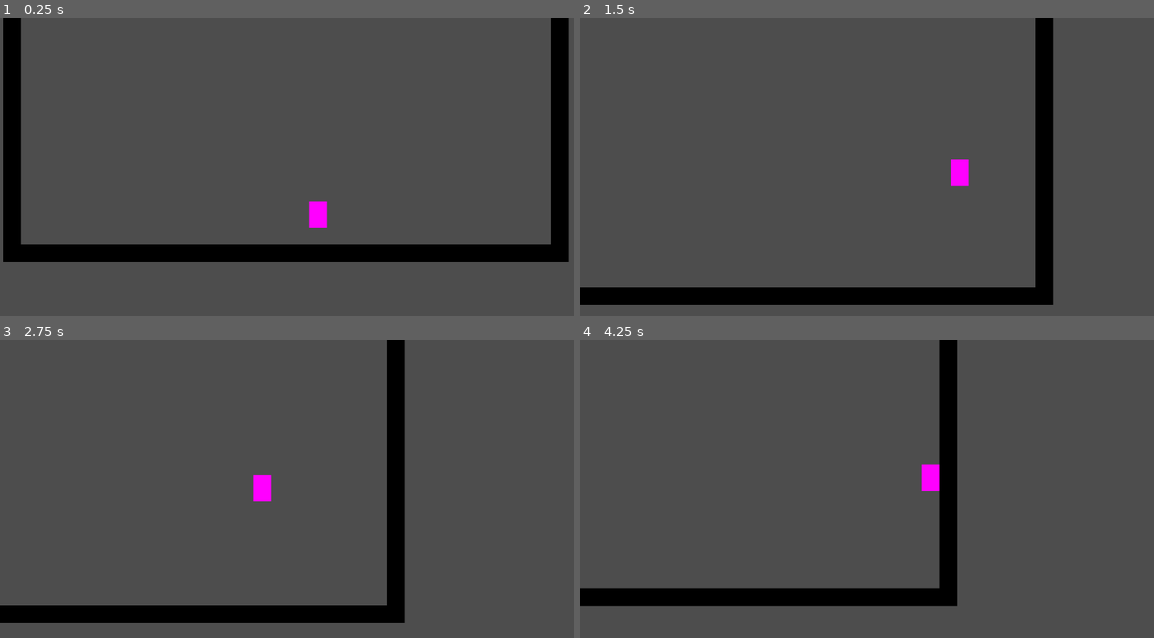
Above: before the commit, frames 1-4 (two rows, left to right).
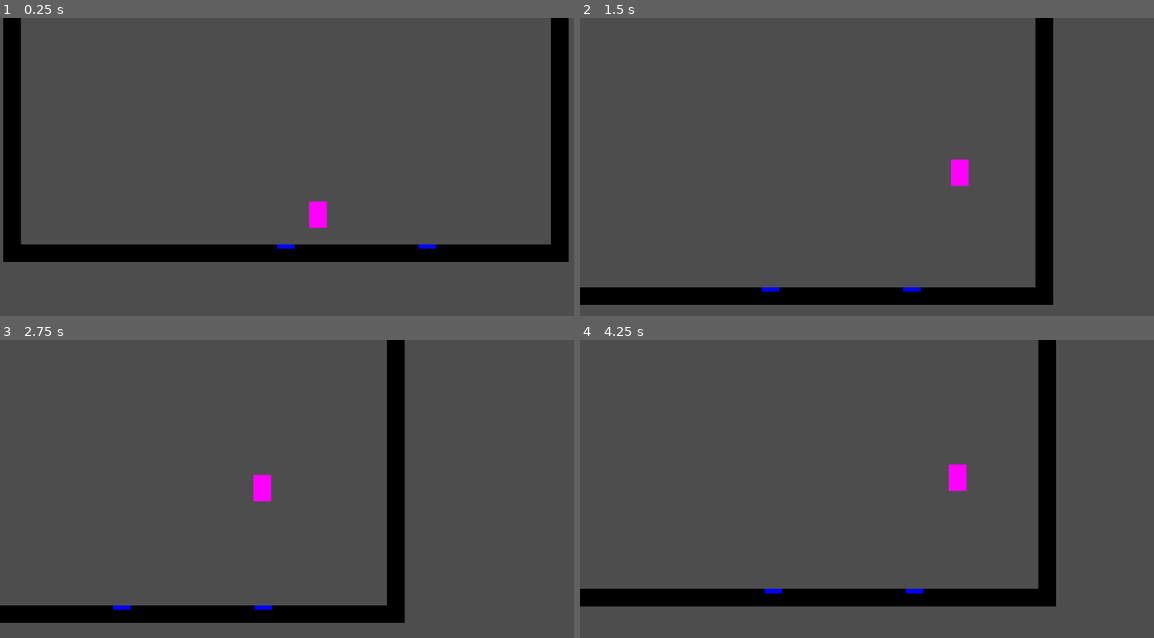
Above: after the commit, the same moments.

Repository: EdwardStanford7/MistbornGame
Game: Godot game, scene res://Levels/test_level.tscn
Same seed, same stepped clock (60 frames per second), same inputs: the game is played once before the commit and once after it.
Inputs (mouse positions are in pixels of both pictures, inside the frame that each line leads up to):
- Up to frame 1 (0.25 s): no input
- Up to frame 2 (1.5 s): move the mouse to (1039, 178) at 0.52 s; hold D (right) from 0.53 s (still down); tap Shift (pull) at 0.6 s; tap Space (jump) at 0.77, 1.07 s; tap Ctrl (push) at 0.8, 1.35 s; move the mouse to (769, 214) at 1.27 s
- Up to frame 3 (2.75 s): tap Space (jump) at 1.52, 1.55, 1.82, 2.1 s; move the mouse to (378, 441) at 2.02 s; release D (right) at 2.03 s; hold A (left) from 2.03 s (still down); tap Shift (pull) at 2.3 s
- Up to frame 4 (4.25 s): move the mouse to (867, 590) at 2.77 s; release A (left) at 2.78 s; hold D (right) from 2.78 s (still down); tap Shift (pull) at 2.85 s; tap Space (jump) at 3.02, 3.32, 3.77, 3.8, 4.07 s; tap Ctrl (push) at 3.05, 3.6 s; move the mouse to (1090, 572) at 3.52 s

The runs differ from the first frame. In frame 1, 0.1% of the frame differs, in the area x 48-77%, y 76-78%; in frame 2, 0.1%; in frame 3, 0.1%; in frame 4, 6.9%, in the area x 0-83%, y 0-90%.
Error before the commit: Out of bounds get index '0' (on base: 'Array') (res://Scripts/player.gd:42)

Commit message:
Can recognize and target metal objects

Diff:
--- a/Levels/test_level.tscn
+++ b/Levels/test_level.tscn
@@ -1,9 +1,10 @@
-[gd_scene load_steps=5 format=3 uid="uid://3eeygptmkewu"]
+[gd_scene load_steps=6 format=3 uid="uid://3eeygptmkewu"]
 
 [ext_resource type="PackedScene" uid="uid://bhj6vcmatg6vi" path="res://Characters/player.tscn" id="2_gekf6"]
 [ext_resource type="PackedScene" uid="uid://4ky7npwoorln" path="res://Prefabs/floor.tscn" id="3_0ebi8"]
 [ext_resource type="Script" path="res://Scripts/player.gd" id="3_7ucob"]
 [ext_resource type="PackedScene" uid="uid://jd44661cckq2" path="res://Prefabs/wall.tscn" id="4_dx8b0"]
+[ext_resource type="PackedScene" uid="uid://soiho4lbqcva" path="res://Prefabs/metal_plate.tscn" id="5_hik5q"]
 
 [node name="TestLevel" type="Node2D"]
 
@@ -24,3 +25,9 @@
 
 [node name="Floor2" parent="." instance=ExtResource("3_0ebi8")]
 position = Vector2(256, 0)
+
+[node name="MetalPlate" parent="." instance=ExtResource("5_hik5q")]
+position = Vector2(0, -12)
+
+[node name="MetalPlate2" parent="." instance=ExtResource("5_hik5q")]
+position = Vector2(256, -12)
--- /dev/null
+++ b/Prefabs/metal_plate.tscn
@@ -0,0 +1,16 @@
+[gd_scene load_steps=3 format=3 uid="uid://soiho4lbqcva"]
+
+[sub_resource type="RectangleShape2D" id="RectangleShape2D_p2fnx"]
+size = Vector2(32, 8)
+
+[sub_resource type="PlaceholderTexture2D" id="PlaceholderTexture2D_0v4bn"]
+size = Vector2(32, 8)
+
+[node name="StaticBody2D2" type="StaticBody2D" groups=["Metal"]]
+
+[node name="CollisionShape2D" type="CollisionShape2D" parent="."]
+shape = SubResource("RectangleShape2D_p2fnx")
+
+[node name="Sprite2D" type="Sprite2D" parent="."]
+modulate = Color(0, 0, 1, 1)
+texture = SubResource("PlaceholderTexture2D_0v4bn")
--- /dev/null
+++ b/Scripts/metal.gd
@@ -0,0 +1,3 @@
+extends Node
+
+@export var mass: float
--- a/Scripts/player.gd
+++ b/Scripts/player.gd
@@ -3,53 +3,64 @@
 @export var speed: float = 200.0
 @export var jump_velocity: float = -400.0
 @export var air_momentum: float = 60
+@export var mass: float = 65
+@export var pull_push_strength: float = 50
 
 # Get the gravity from the project settings to be synced with RigidBody nodes.
 var gravity = ProjectSettings.get_setting("physics/2d/default_gravity")
 
 func _physics_process(delta):
-	# Add the gravity.
+	handle_gravity(delta)
+	handle_jump_input()
+	handle_move_input(delta)
+	handle_iron_steel_input(delta)
+
+	move_and_slide()
+
+func handle_gravity(delta):
 	if not is_on_floor():
 		velocity.y += gravity * delta
 
-	# Handle Jump.
+func handle_jump_input():
 	if Input.is_action_just_pressed("jump"):
 		if is_on_floor():
 			velocity.y = jump_velocity
 
+func handle_move_input(delta):
+	var direction = Input.get_axis("left", "right")
+	if is_on_floor():
+		if direction:
+			velocity.x = direction * speed
+		else:
+			velocity.x = move_toward(velocity.x, 0, speed)
+	else:
+		velocity.x *= air_momentum * delta
+
+func handle_iron_steel_input(delta):
+	if Input.is_action_just_pressed("pull") && Input.is_action_just_pressed("push"):
+		return
+
 	if Input.is_action_just_pressed("pull"):
+		print("pull")
 		var target: Object = get_target_metal()
-		print(target)
+		if target:
+			print(target)
+
 	if Input.is_action_just_pressed("push"):
+		print("push")
 		var target: Object = get_target_metal()
-		print(target)
-
-	# Get the input direction and handle the movement/deceleration.
-	var direction = Input.get_axis("left", "right")
-	if direction:
-		velocity.x = direction * speed
-	else:
-		if is_on_floor():
-			velocity.x = move_toward(velocity.x, 0, speed)
-		else:
-			velocity.x *= air_momentum * delta
-
-	move_and_slide()
+		if target:
+			print(target)
 
 func get_target_metal() -> Object:
-	var target_group: Array
-	get_nodes_by_class(self.owner, "Metal", target_group)
-	var distance_away = get_viewport().get_mouse_position().distance_to(target_group[0].global_transform.origin)
+	var target_group: Array = get_tree().get_nodes_in_group("Metal");
+	if target_group.is_empty():
+		return null
+	var distance_away = get_viewport().get_mouse_position().distance_to(target_group[0].get_global_transform_with_canvas().origin)
 	var return_node = target_group[0]
 	for index in target_group.size():
-		var distance = get_viewport().get_mouse_position() .distance_to(target_group[index].global_transform.origin)
+		var distance = get_viewport().get_mouse_position().distance_to(target_group[index].get_global_transform_with_canvas().origin)
 		if (distance < distance_away):
 			distance_away = distance
 			return_node = target_group[index];
 	return return_node
-
-func get_nodes_by_class(node: Node, className: String, result: Array):
-	if node.is_class(className) :
-		result.push_back(node)
-	for child in node.get_children():
-		get_nodes_by_class(child, className, result)
